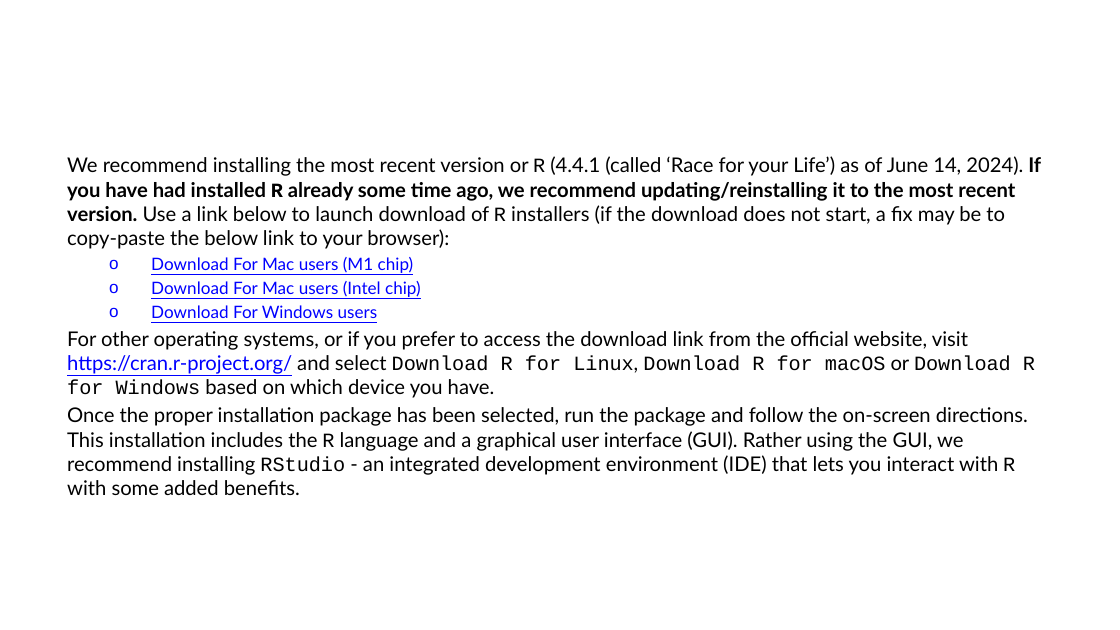
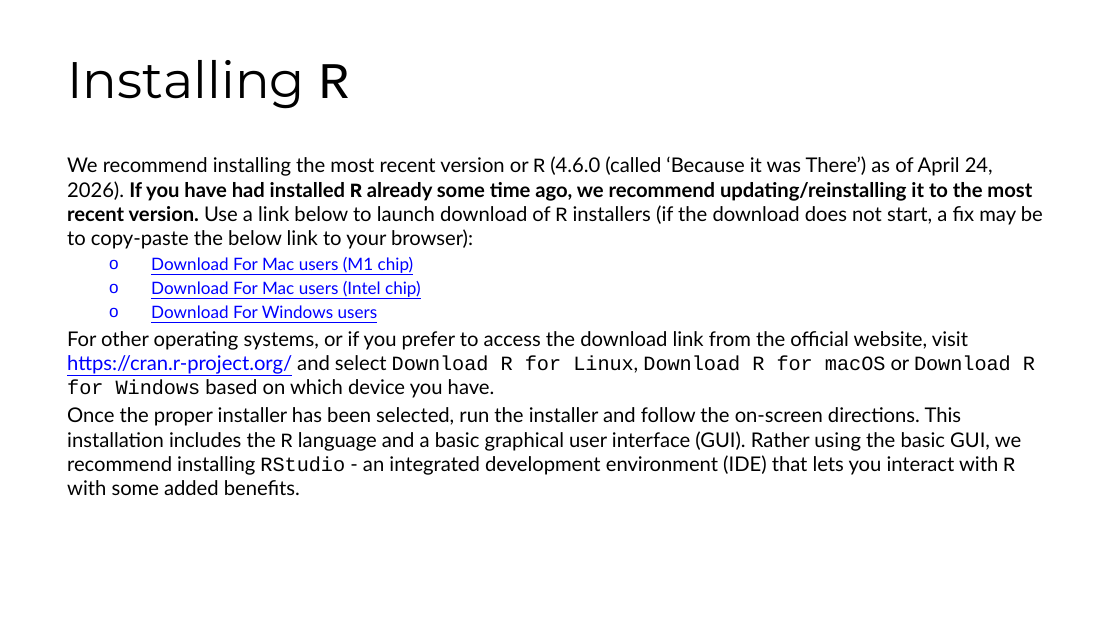
Before and after one commit to fhdsl/DaSEH, a slide deck: slide 3 of modules/Setup/Setup.pptx (slide 4 before the commit). Drawn at 1120x630 pixels with LibreOffice and Linux fonts; fonts in the diff are those of the drawing. Boxes give left, top, right and bottom in pixels: in the first picture for what was removed or moved away, otherwise in the second. Text is boxed around its words. In the diff, an @@ line names an element or a change of style, - is before the commit and + after.

```diff
--- a/modules/Setup/Setup.pptx
+++ b/modules/Setup/Setup.pptx
@@ title added at (67,60,350,109), 33 pt, text #000000 @@
+Installing R
@@ text at (67,156,1043,249): text changed @@
-We recommend installing the most recent version or R (4.4.1 (called ‘Race for your Life’) as of June 14, 2024). If you have had installed R already some time ago, we recommend updating/reinstalling it to the most recent version. Use a link below to launch download of R installers (if the download does not start, a fix may be to copy-paste the below link to your browser):
+We recommend installing the most recent version or R (4.6.0 (called ‘Because it was There’) as of April 24, 2026). If you have had installed R already some time ago, we recommend updating/reinstalling it to the most recent version. Use a link below to launch download of R installers (if the download does not start, a fix may be to copy-paste the below link to your browser):
@@ text at (67,407,1021,495): text changed @@
-Once the proper installation package has been selected, run the package and follow the on-screen directions. This installation includes the R language and a graphical user interface (GUI). Rather using the GUI, we recommend installing RStudio - an integrated development environment (IDE) that lets you interact with R with some added benefits.
+Once the proper installer has been selected, run the installer and follow the on-screen directions. This installation includes the R language and a basic graphical user interface (GUI). Rather using the basic GUI, we recommend installing RStudio - an integrated development environment (IDE) that lets you interact with R with some added benefits.
```
Also in this commit, not shown: 7 other slides changed, 10 slides added, 10 slides removed, 8 other files.
